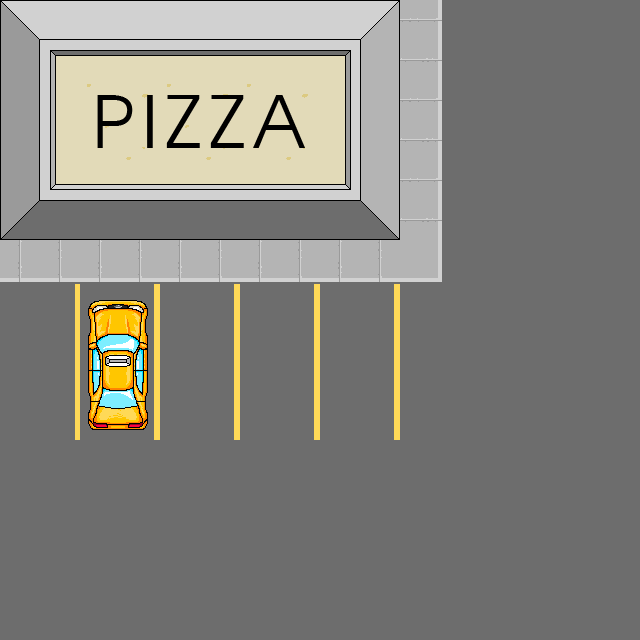
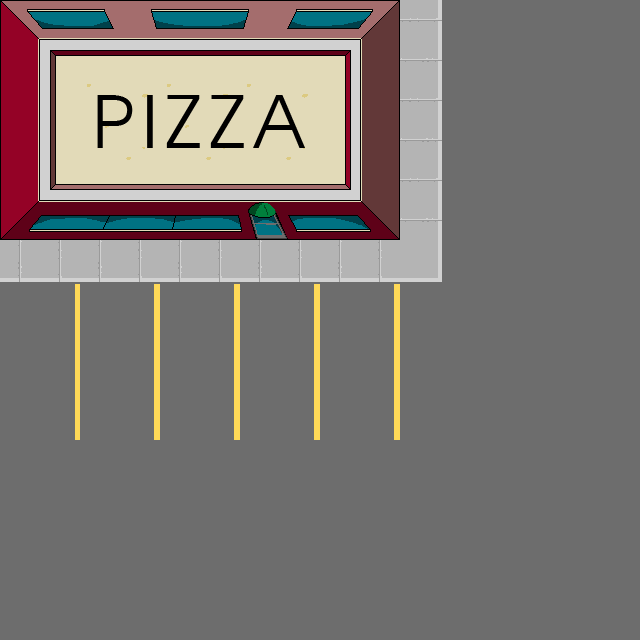
Revision of a layered (640, 640) image; what changed, layer by layer:
added layer "Shape 12" above "Layer 8" over box(27, 9, 373, 239)
hid "Layer 7" over box(88, 300, 148, 430)
painted on "Layer 1" over box(1, 1, 399, 239)
